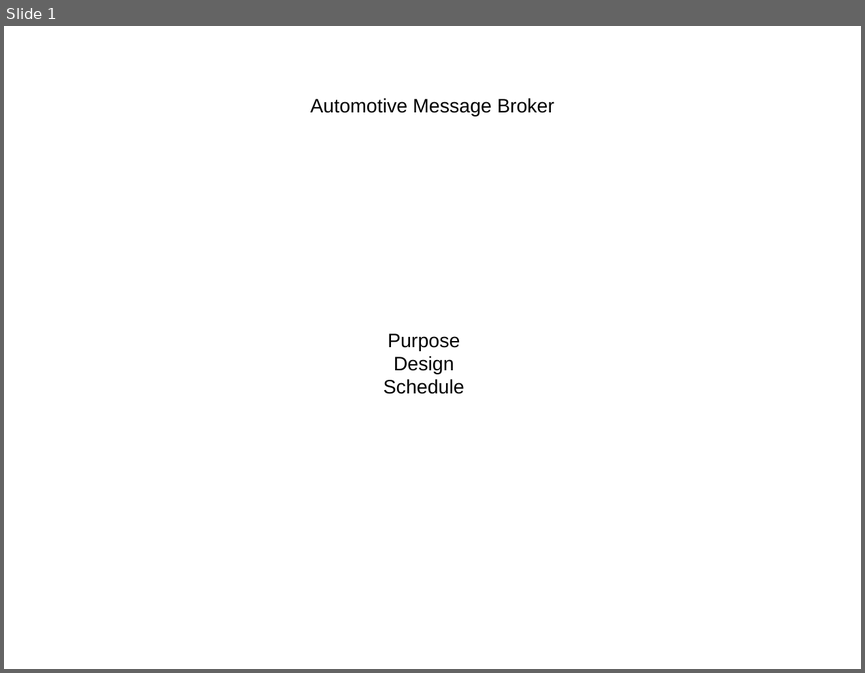
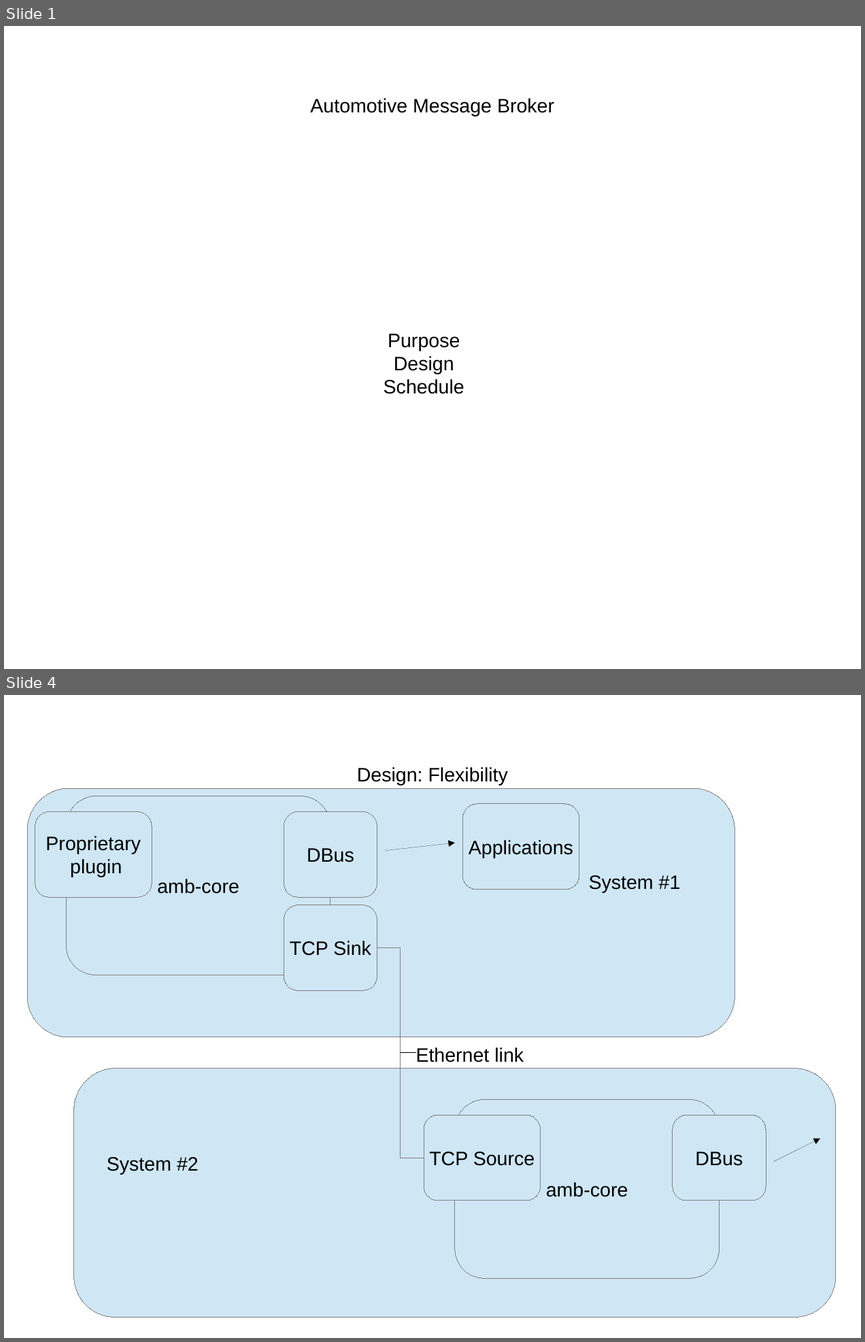
Before and after one commit to otcshare/automotive-message-broker, a slide deck: automotive-message-broker.odp. Shown one above the other, each under a label of ours: slide 1 before the commit, slides 1 and 4 after it; the slides between them are not shown. The pictures are 865x673 and 865x1342 pixels, drawn with LibreOffice and Linux fonts; fonts in the diff are those of the drawing. Boxes give left, top, right and bottom in pixels: in the first picture for what was removed or moved away, otherwise in the second. Text is boxed around its words. In the diff, an @@ line names an element or a change of style, - is before the commit and + after.

```diff
--- a/automotive-message-broker.odp
+++ b/automotive-message-broker.odp
@@ slide 4 added at box(4, 695, 861, 1338), background #FFFFFF @@
@@ title added at box(357, 767, 508, 785), 18 pt, text #000000 @@
+Design: Flexibility
@@ rounded rectangle added at box(27, 788, 735, 1037), fill #CFE7F5, outline #808080 0 pt @@
@@ rounded rectangle added at box(66, 796, 330, 975), fill #CFE7F5, outline #808080 0 pt, 18 pt, text #000000 @@
+amb-core
@@ rounded rectangle added at box(35, 812, 152, 897), fill #CFE7F5, outline #808080 0 pt, 18 pt, text #000000 @@
+Proprietary
+plugin
@@ rounded rectangle added at box(284, 812, 377, 897), fill #CFE7F5, outline #808080 0 pt, 18 pt, text #000000 @@
+DBus
@@ rounded rectangle added at box(463, 804, 579, 889), fill #CFE7F5, outline #808080 0 pt, 18 pt, text #000000 @@
+Applications
@@ arrow added from (385, 851) to (455, 843), #000000 0 pt @@
@@ text added at box(589, 875, 681, 893), 18 pt, text #000000 @@
+System #1
@@ rounded rectangle added at box(284, 905, 377, 990), fill #CFE7F5, outline #808080 0 pt, 18 pt, text #000000 @@
+TCP Sink
@@ elbow line added from (377, 948) to (424, 1157), #808080 0 pt @@
@@ line added from (400, 1053) to (416, 1053), #000000 0 pt @@
@@ text added at box(416, 1047, 524, 1062), 18 pt, text #000000 @@
+Ethernet link
@@ rounded rectangle added at box(74, 1068, 836, 1317), fill #CFE7F5, outline #808080 0 pt @@
@@ rounded rectangle added at box(455, 1100, 719, 1278), fill #CFE7F5, outline #808080 0 pt, 18 pt, text #000000 @@
+amb-core
@@ rounded rectangle added at box(424, 1115, 541, 1200), fill #CFE7F5, outline #808080 0 pt, 18 pt, text #000000 @@
+TCP Source
@@ rounded rectangle added at box(672, 1115, 766, 1200), fill #CFE7F5, outline #808080 0 pt, 18 pt, text #000000 @@
+DBus
@@ arrow added from (774, 1161) to (821, 1138), #000000 0 pt @@
@@ text added at box(107, 1157, 198, 1174), 18 pt, text #000000 @@
+System #2
```
Also in this commit, not shown: 1 slide changed, 1 other slide added, 2 slides removed.
